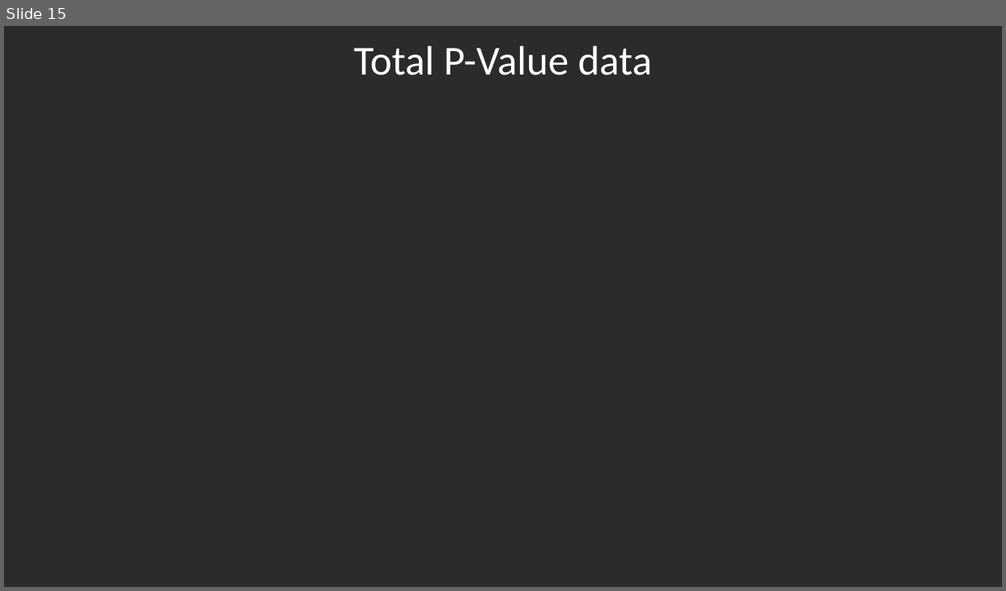
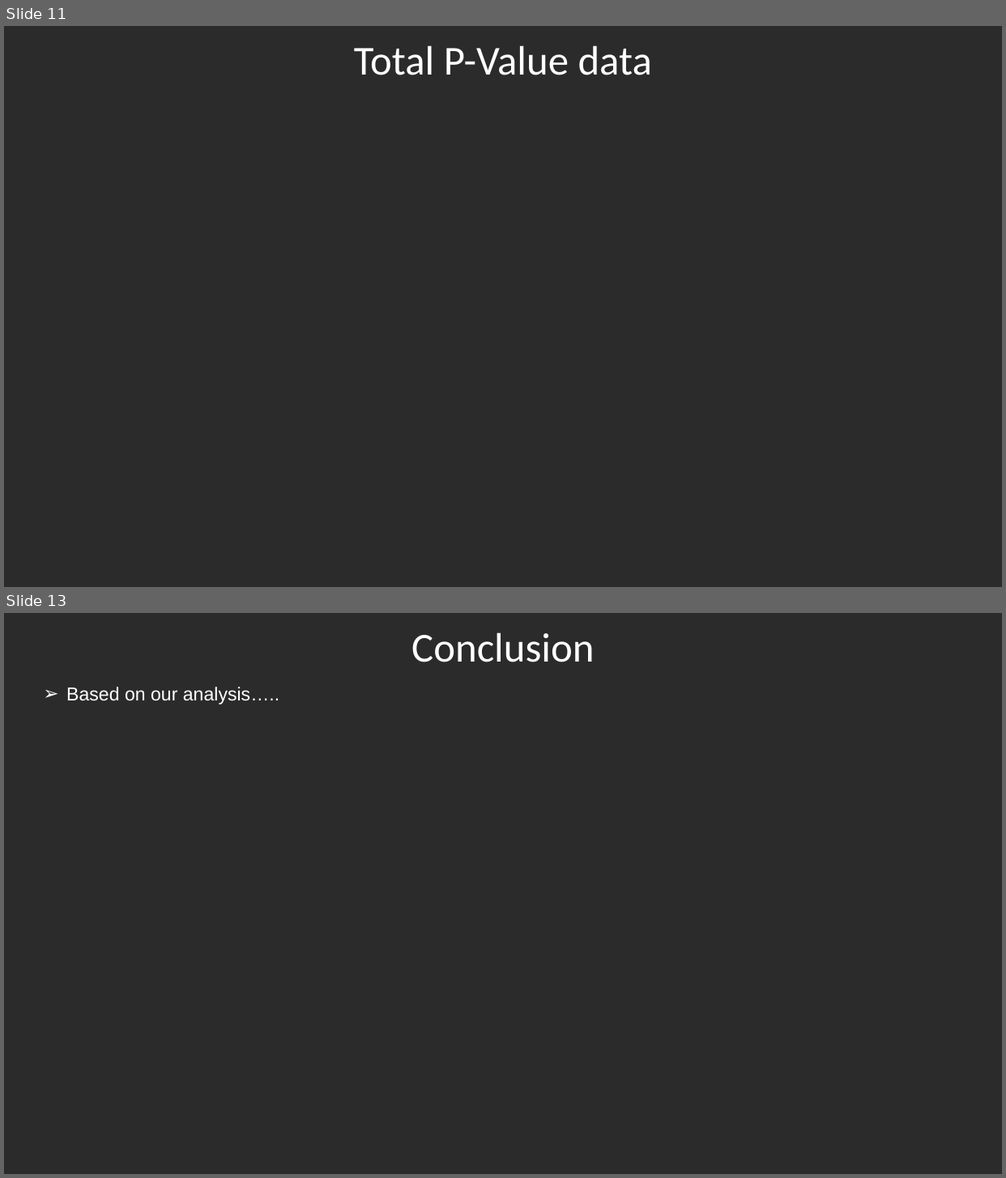
Before and after one commit to Shwetbaba/A-Review-of-the-Effectiveness-of-the-San-Antonio-Water-System-SAWS-Water-Restrictions-Policies, a slide deck: Project1_Final_Presentation_raw_format.pptx. Shown one above the other, each under a label of ours: slide 15 before the commit, slides 11 and 13 after it; the slides between them are not shown. The pictures are 1006x591 and 1006x1178 pixels, drawn with LibreOffice and Linux fonts; fonts in the diff are those of the drawing; background and template pictures are left out; a plain dark background stands for a picture behind light text. Boxes give left, top, right and bottom in pixels: in the first picture for what was removed or moved away, otherwise in the second. Text is boxed around its words. In the diff, an @@ line names an element or a change of style, - is before the commit and + after.

```diff
--- a/Project1_Final_Presentation_raw_format.pptx
+++ b/Project1_Final_Presentation_raw_format.pptx
@@ slide 13 added at (x1=4, y1=613, x2=1002, y2=1174), background picture (left out) @@
@@ title added at (x1=411, y1=632, x2=594, y2=662), 39.6 pt, text #FFFFFF @@
+Conclusion
@@ text added at (x1=66, y1=687, x2=279, y2=705), 18 pt, text #FFFFFF @@
+➢ Based on our analysis…..
@@ what was slide 15 is now slide 11 @@
```
Also in this commit, not shown: 4 slides changed, 2 other slides added, 7 slides removed.
